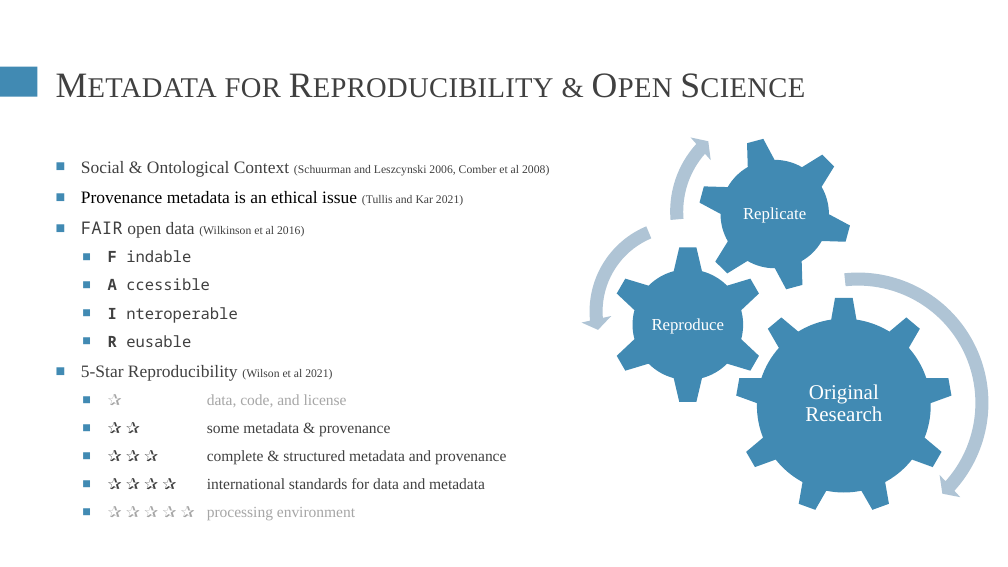
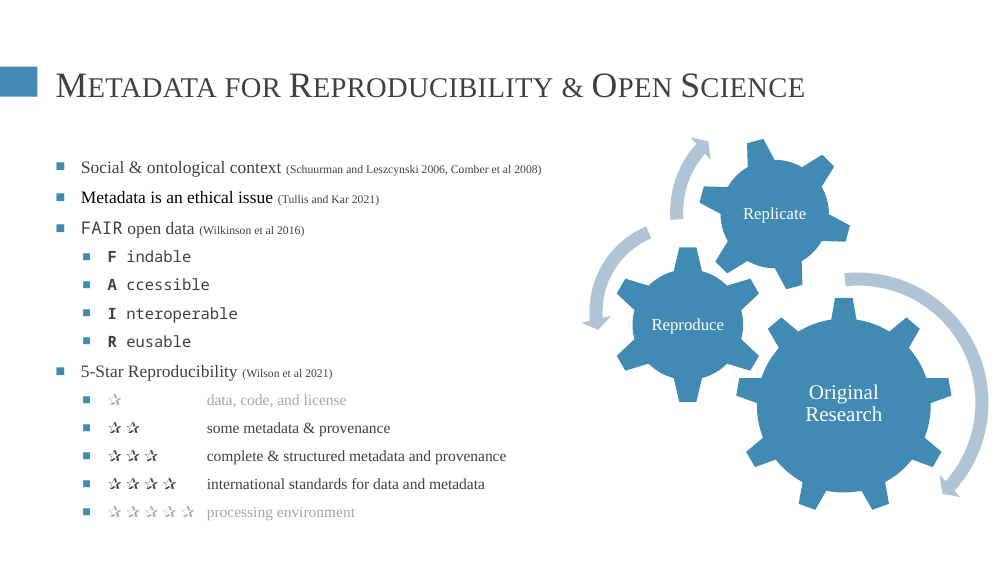
Before and after one commit to HEGSRR/CP-foss4g-2022-metadata, a slide deck: slide 7 of slides/Holler-FOSS4G-2022.pptx. Drawn at 1008x567 pixels with LibreOffice and Linux fonts; fonts in the diff are those of the drawing. Boxes give left, top, right and bottom in pixels: in the first picture for what was removed or moved away, otherwise in the second. Text is boxed around its words. In the diff, an @@ line names an element or a change of style, - is before the commit and + after.

```diff
--- a/slides/Holler-FOSS4G-2022.pptx
+++ b/slides/Holler-FOSS4G-2022.pptx
@@ text at [81,161,541,205]: text changed @@
-■ Social & Ontological Context (Schuurman and Leszcynski 2006, Comber et al 2008)
-■ Provenance metadata is an ethical issue (Tullis and Kar 2021)
+■ Social & ontological context (Schuurman and Leszcynski 2006, Comber et al 2008)
+■ Metadata is an ethical issue (Tullis and Kar 2021)
```
Also in this commit, not shown: 4 other slides changed, 5 slides added, 2 other files.
